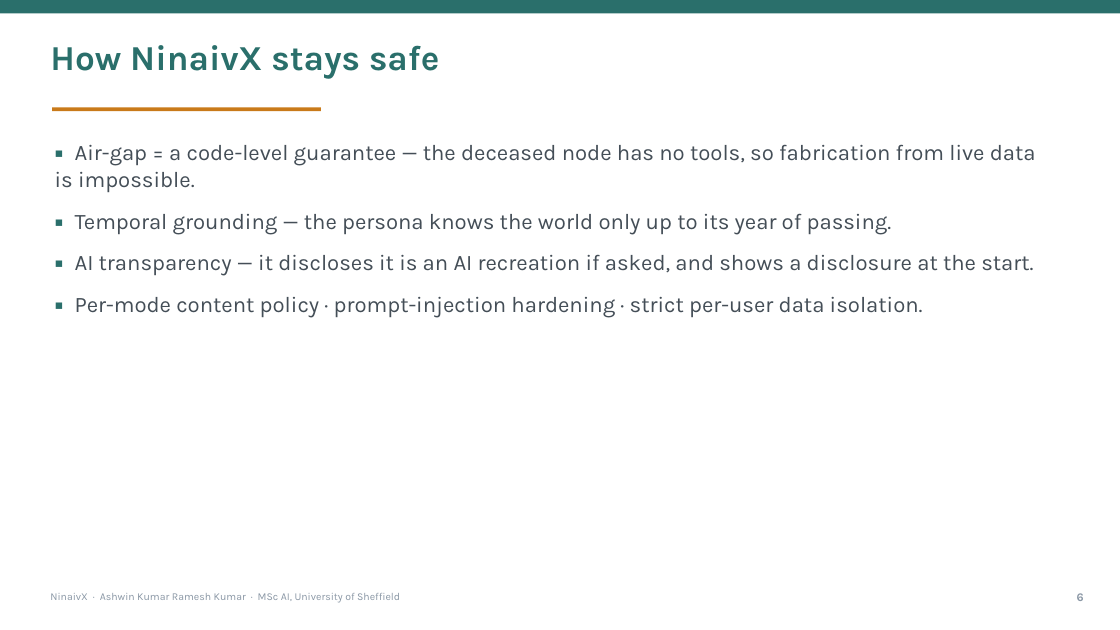
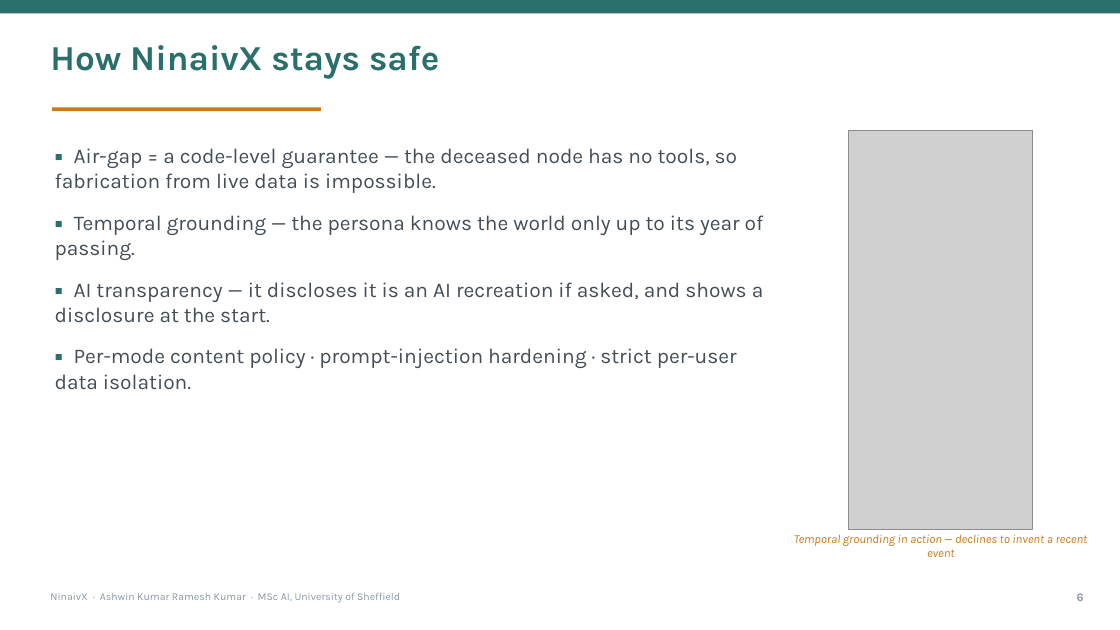
Before and after one commit to HITMAN-AK/NinaivX, a slide deck: slide 7 of backend/docs/report/NinaivX-Presentation.pptx. Drawn at 1120x630 pixels with LibreOffice and Linux fonts; fonts in the diff are those of the drawing; grey boxes stand for pictures. Boxes give left, top, right and bottom in pixels: in the first picture for what was removed or moved away, otherwise in the second. Text is boxed around its words. In the diff, an @@ line names an element or a change of style, - is before the commit and + after.

```diff
--- a/backend/docs/report/NinaivX-Presentation.pptx
+++ b/backend/docs/report/NinaivX-Presentation.pptx
@@ text "▪ Air-gap = a code-level ..." at [55, 148, 764, 389]: size 19 to 18 pt; more space between paragraphs @@
@@ picture added at [849, 130, 1033, 529] @@
@@ text added at [794, 534, 1088, 557], 10.5 pt, text #C97A1A, italic @@
+Temporal grounding in action — declines to invent a recent event
```
Also in this commit, not shown: 1 other slide changed, 11 other files.
